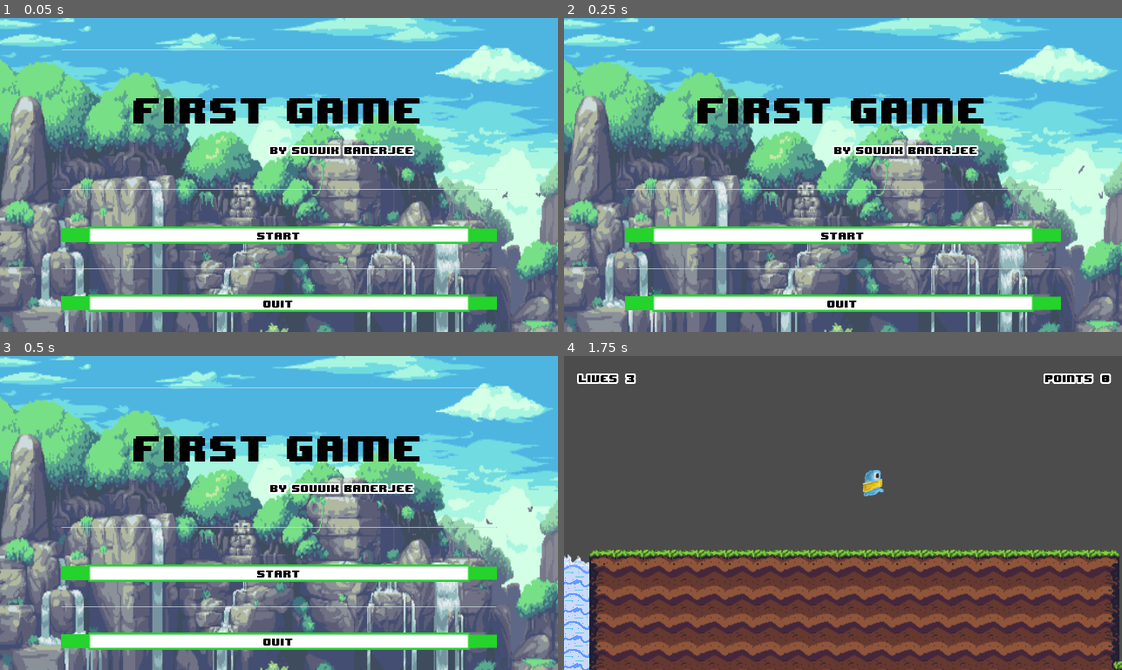
Above: before the commit, frames 1-4 (two rows, left to right).
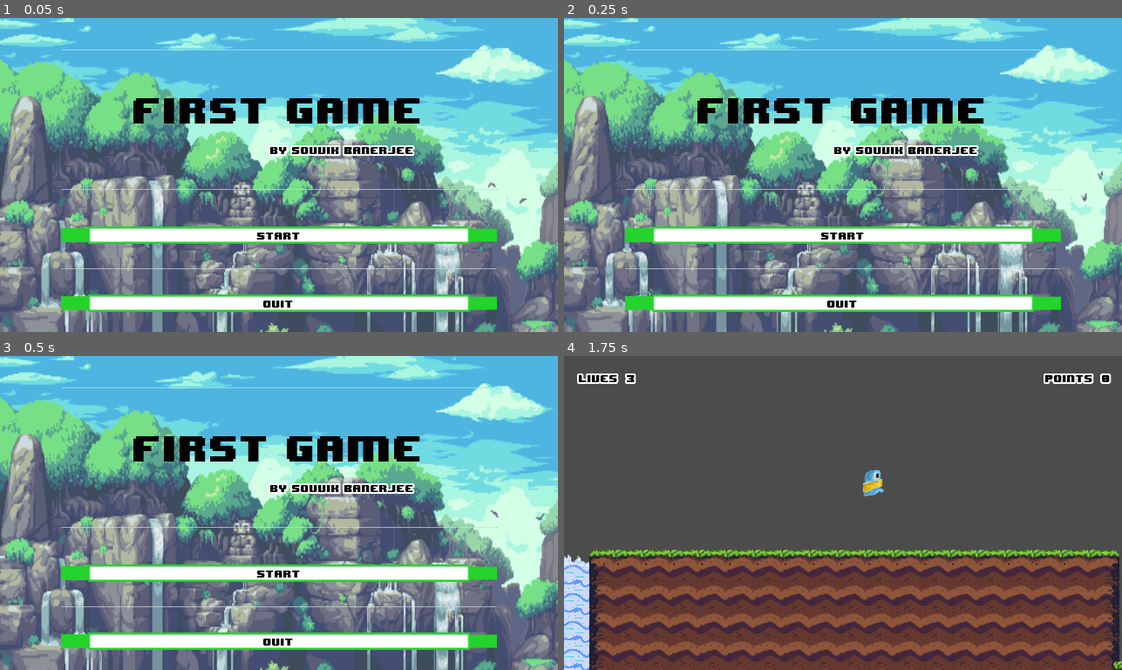
Above: after the commit, the same moments.

Repository: souvikban16/firstgame
Game: Godot game, scene res://UI/Menu.tscn
Two runs of this game, one before a commit and one after it. Both use one fixed random seed, a clock stepped at 60 frames per second and the inputs below. Sound files missing from this copy of the repository are replaced by a short silence.
Inputs:
- Up to frame 1 (0.05 s): no input
- Up to frame 2 (0.25 s): no input
- Up to frame 3 (0.5 s): no input
- Up to frame 4 (1.75 s): click "Start" at 0.5 s; hold D (right) from 1.28 s (still down); tap W (jump) at 1.52 s

The runs differ from the first frame. In frame 1, 1.5% of the frame differs, in the area x 6-98%, y 51-100%; in frame 2, 1.6%, in the area x 6-97%, y 46-100%; in frame 3, 1.5%; in frame 4, nothing differs.

Commit message:
Update Menu.tscn

Diff:
--- a/UI/Menu.tscn
+++ b/UI/Menu.tscn
@@ -38,7 +38,7 @@
 scale = Vector2( 1.15727, 1.56758 )
 frames = SubResource( 1 )
 animation = "Back"
-frame = 4
+frame = 3
 speed_scale = 2.0
 playing = true
 centered = false
